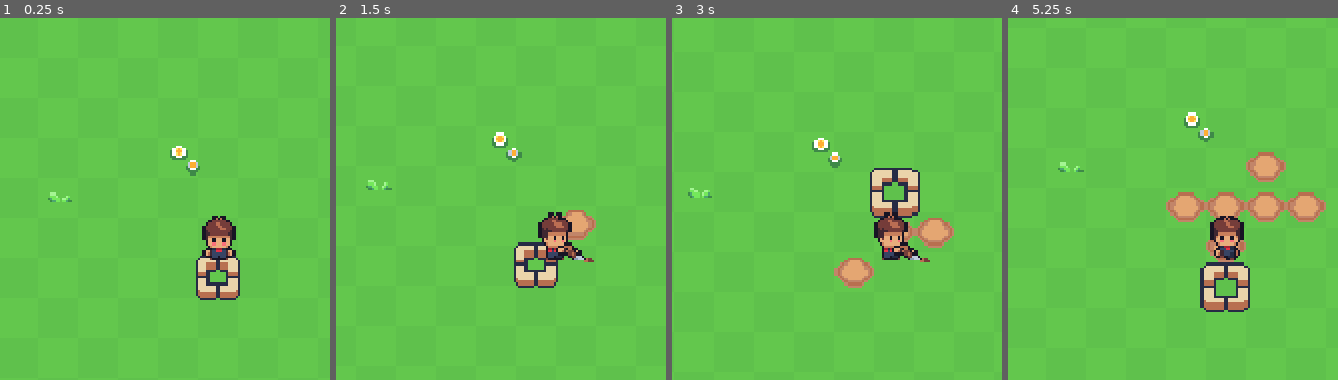
Above: before the commit, frames 1-4 (left to right).
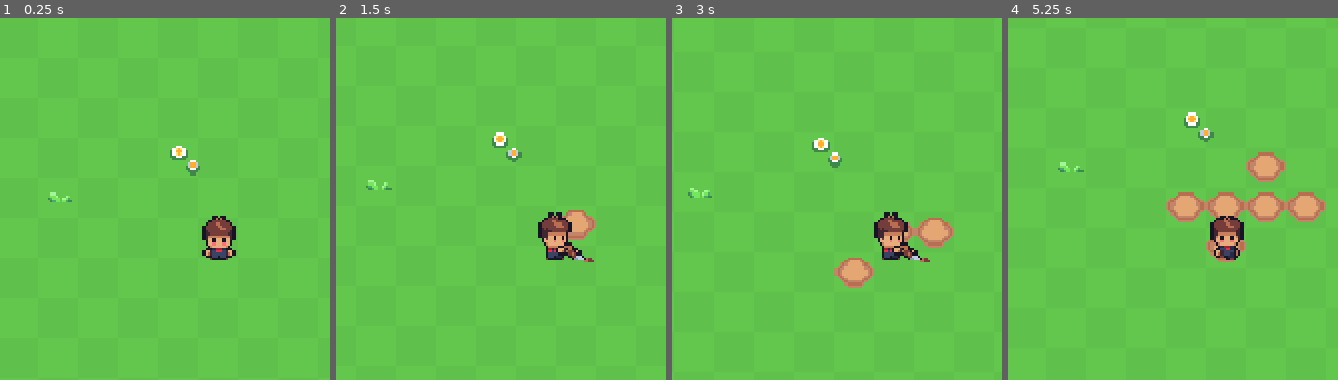
Above: after the commit, the same moments.

Repository: orange-GuandeLi/orange-farm
Game: Godot game, scene res://scenes/main.tscn
Same seed, same stepped clock (60 frames per second), same inputs: the game is played once before the commit and once after it.
Inputs:
- Up to frame 1 (0.25 s): no input
- Up to frame 2 (1.5 s): hold D (move_right) 0.53-1.28 s; tap Space (use_tool) at 0.6, 1.35 s; hold S (move_down) from 1.28 s (still down)
- Up to frame 3 (3 s): release S (move_down) at 2.03 s; hold D (move_right) 2.03-2.78 s; tap Space (use_tool) at 2.1, 2.85 s; hold W (move_up) from 2.78 s (still down)
- Up to frame 4 (5.25 s): release W (move_up) at 3.53 s; hold A (move_left) 3.53-5.03 s; tap Space (use_tool) at 3.6, 4.35, 5.1 s; hold S (move_down) from 5.03 s (still down)

The runs differ from the first frame. In frame 1, 1.4% of the frame differs, in the area x 59-73%, y 65-78%; in frame 2, 1.3%; in frame 3, 1.7%; in frame 4, 1.7%, in the area x 58-74%, y 67-82%.

Commit message:
refactor(farm): 角色不再驱动 SelectBox，高亮框留给建造模式
SelectBox 节点和脚本原样保留（move_to 的多格能力、hide_box 都不动），
等以后的建造模式接管；角色这一侧彻底摘干净：

- player.gd：移除 select_box export、每帧的 _update_select_box() 调用
  以及该函数本身；_target_cell() 保留（_start_tool() 仍在用）
- main.tscn：SelectBox 节点加 visible = false（默认不显示，move_to() 调用即恢复）
- main.tscn：清理 Player 实例上悬空的 select_box 属性
  与 node_paths 里的对应项（export 已删，Godot 4.7 静默忽略但属死配置）

实测（headless）：SelectBox.visible = false；Player 无 select_box 属性；
soil 接线正常，_apply_till() → FarmData.is_tilled = true、
Soil 该格 source_id = 0（SRC_DRY），挖掘功能不受影响

Diff:
--- a/scenes/main.tscn
+++ b/scenes/main.tscn
@@ -2289,6 +2289,7 @@
 script = ExtResource("3_jkv2x")
 
 [node name="SelectBox" type="Node2D" parent="." unique_id=607928968]
+visible = false
 script = ExtResource("2_85g3d")
 
 [node name="TL" type="Sprite2D" parent="SelectBox" unique_id=2113031282]
@@ -2335,10 +2336,9 @@
 [node name="Decor" type="TileMapLayer" parent="Entities" unique_id=675625871]
 y_sort_enabled = true
 
-[node name="Player" parent="Entities" unique_id=1235568156 node_paths=PackedStringArray("soil", "select_box") instance=ExtResource("1_o5qli")]
+[node name="Player" parent="Entities" unique_id=1235568156 node_paths=PackedStringArray("soil") instance=ExtResource("1_o5qli")]
 position = Vector2(952, 544)
 soil = NodePath("../../Soil")
-select_box = NodePath("../../SelectBox")
 
 [node name="Camera2D" type="Camera2D" parent="Entities/Player" unique_id=492096928]
 limit_left = 0
--- a/scripts/actors/player.gd
+++ b/scripts/actors/player.gd
@@ -4,7 +4,6 @@
 @onready var hair_sprite: AnimatedSprite2D = $HairSprite # 头发动画
 @onready var tool_sprite: AnimatedSprite2D = $ToolSprite # 工具动画
 @export var soil: TileMapLayer
-@export var select_box: SelectBox # 目标格高亮框
 
 var facing := Vector2i.DOWN # 面向那里
 const SPEED = 60.0 # 速度
@@ -18,7 +17,6 @@
 	motion_mode = CharacterBody2D.MOTION_MODE_FLOATING
 
 func _physics_process(_delta: float) -> void:
-	_update_select_box() # 先更新高亮框（播动画期间也要跟着动）
 
 	if _busy: # 工具动画期间锁移动
 		velocity = Vector2.ZERO
@@ -140,19 +138,6 @@
 		Vector2i.RIGHT: return c + Vector2i(1, 0)
 	return Vector2i(-999, -999)
 
-## 更新目标格高亮框：能锄才显示，锄过的和越界的都藏起来
-func _update_select_box() -> void:
-	if select_box == null:
-		return
-	var cell := _target_cell()
-	var can_dig: bool = cell.x >= 0 and cell.x < GameConfig.FARM_SIZE.x \
-		and cell.y >= 0 and cell.y < GameConfig.FARM_SIZE.y \
-		and not FarmData.is_tilled(cell)
-	if can_dig:
-		select_box.move_to(cell)
-	else:
-		select_box.hide_box()
-
 func _apply_till(cell: Vector2i) -> void:
 	if not FarmData.till(cell):
 		return
